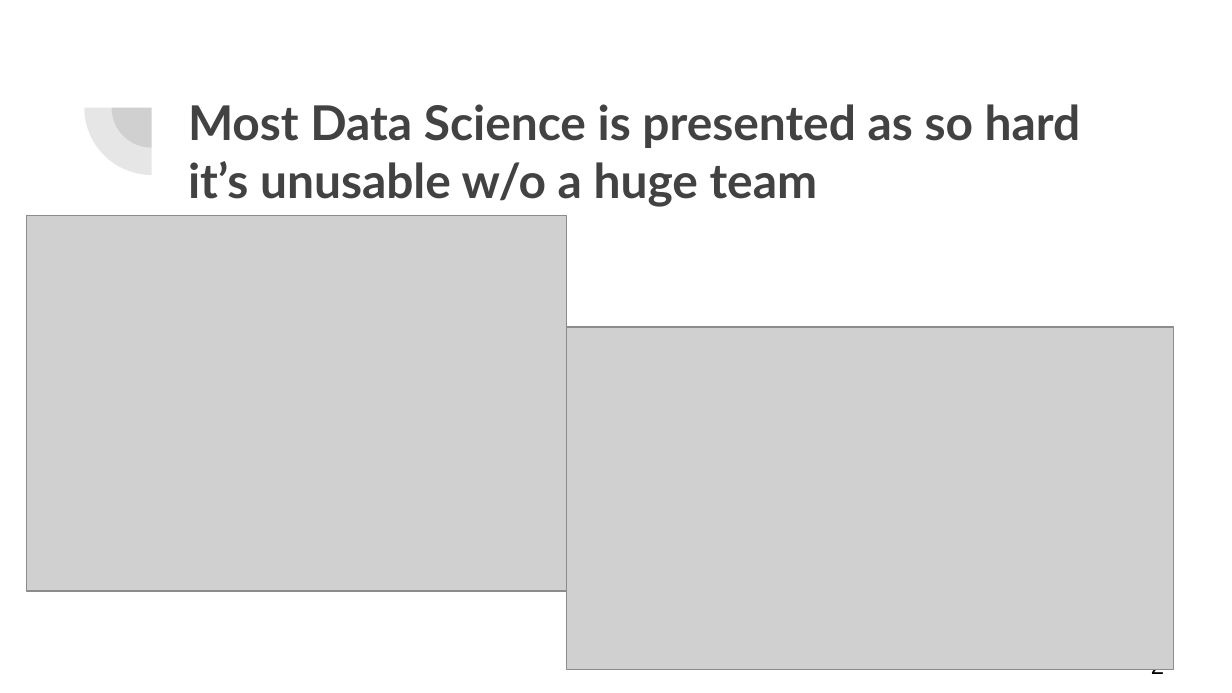
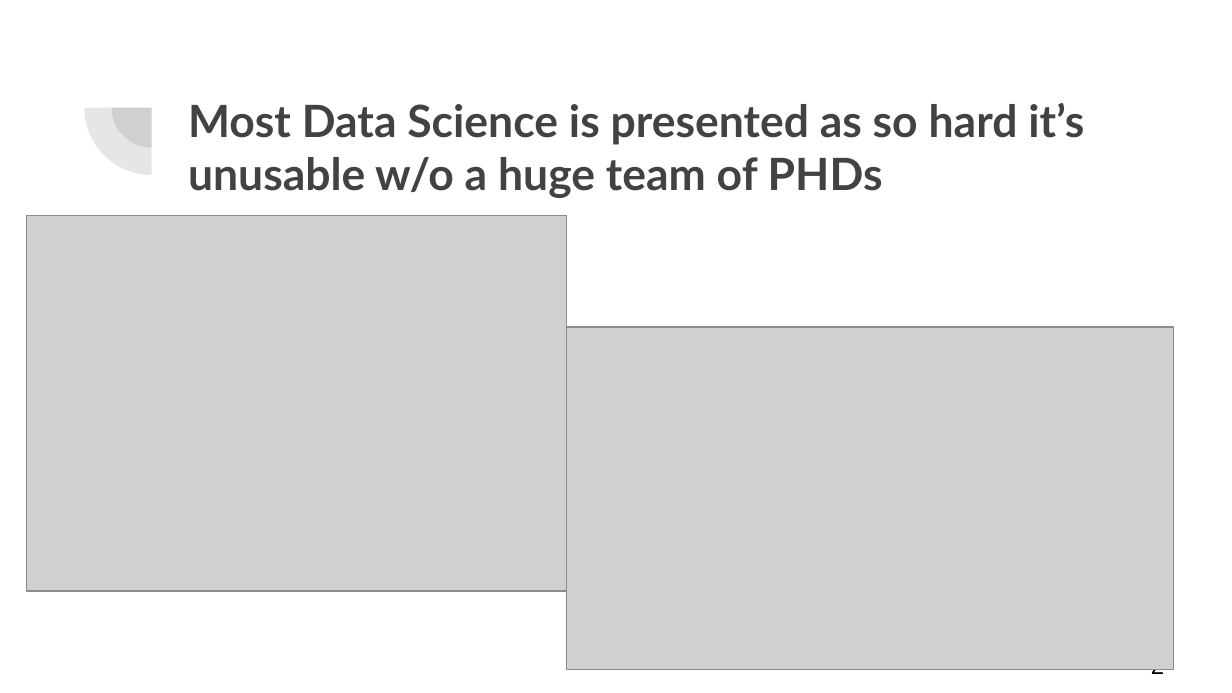
Before and after one commit to gcaseycupp/MLwithRandAzure, a slide deck: slide 2 of ML with R and Azure.pptx. Drawn at 1232x693 pixels with LibreOffice and Linux fonts; fonts in the diff are those of the drawing; grey boxes stand for pictures. Boxes give left, top, right and bottom in pixels: in the first picture for what was removed or moved away, otherwise in the second. Text is boxed around its words. In the diff, an @@ line names an element or a change of style, - is before the commit and + after.

```diff
--- a/ML with R and Azure.pptx
+++ b/ML with R and Azure.pptx
@@ title at <box>188,103,1084,198</box>: text changed; size 28 to 26 pt @@
-Most Data Science is presented as so hard it’s unusable w/o a huge team
+Most Data Science is presented as so hard it’s unusable w/o a huge team of PHDs
```
Also in this commit, not shown: 3 other slides changed.
